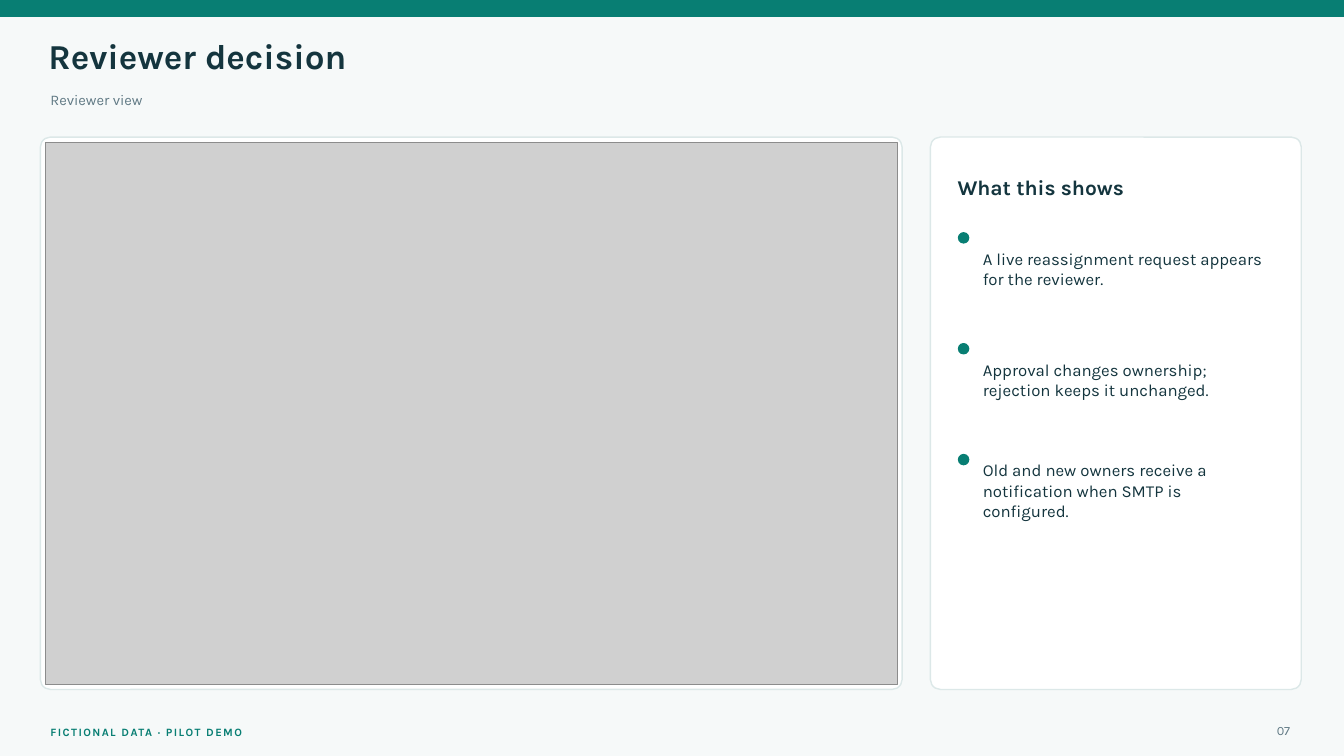
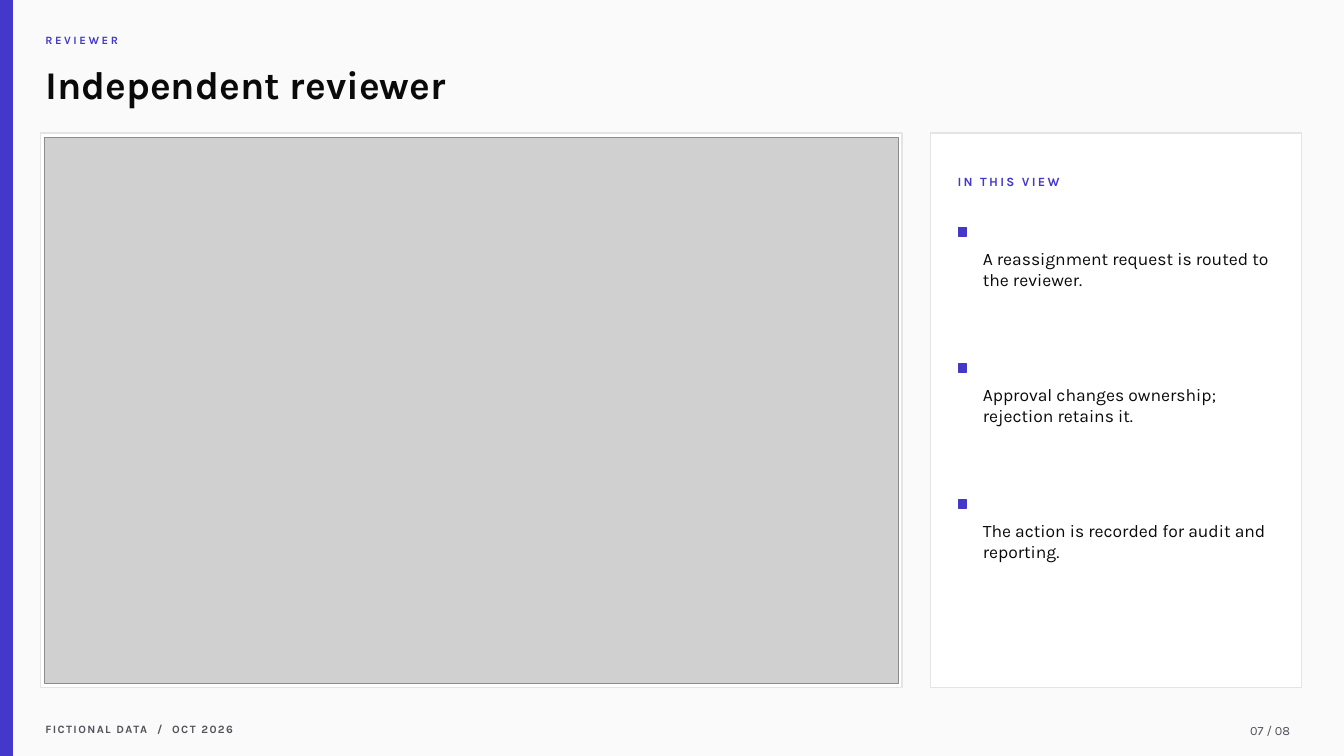
Before and after one commit to samarth-biztel/CVRDE, a slide deck: slide 7 of docs/CVRDE_Demo_Presentation.pptx. Drawn at 1344x756 pixels with LibreOffice and Linux fonts; fonts in the diff are those of the drawing; grey boxes stand for pictures. Boxes give left, top, right and bottom in pixels: in the first picture for what was removed or moved away, otherwise in the second. Text is boxed around its words. In the diff, an @@ line names an element or a change of style, - is before the commit and + after.

Commit message:
Verify pilot workflows and refresh demo presentation

```diff
--- a/docs/CVRDE_Demo_Presentation.pptx
+++ b/docs/CVRDE_Demo_Presentation.pptx
@@ background #F6F9F9 to #FAFAFA @@
@@ rectangle removed at <box>0,0,1344,16</box> @@
@@ rectangle added at <box>0,0,12,756</box>, fill #4338CA, outline #4338CA 1 pt @@
@@ text at <box>45,36,118,44</box>: text changed; size 25 to 8 pt; text colour #14353E to #4338CA @@
-Reviewer decision
+REVIEWER
@@ text at <box>45,71,446,109</box>: text changed; size 10.5 to 28 pt; text colour #607984 to #0A0A0A; bold on @@
-Reviewer view
+Independent reviewer
@@ rectangle at <box>40,133,902,688</box>: rounded rectangle to rectangle; outline #DCE8E8 1 pt to #E4E4E7 1 pt @@
@@ picture: place and size @@
-picture at <box>45,142,897,685</box>
+picture at <box>44,137,898,684</box>
@@ rectangle at <box>931,133,1302,688</box>: rounded rectangle to rectangle; outline #DCE8E8 1 pt to #E4E4E7 1 pt @@
@@ text at <box>958,177,1059,186</box>: text changed; size 15 to 9 pt; text colour #14353E to #4338CA @@
-What this shows
+IN THIS VIEW
@@ 3 rectangles: place and size @@
-3 rectangles at <box>40,137,1302,690</box>
+3 rectangles at <box>40,133,1302,688</box>
@@ text at <box>983,253,1268,287</box>: text changed; size 12 to 12.5 pt; text colour #14353E to #0A0A0A @@
-A live reassignment request appears for the reviewer.
+A reassignment request is routed to the reviewer.
@@ rectangle: place and size @@
-rectangle at <box>959,344,969,354</box>
+rectangle at <box>959,364,967,372</box>
@@ text at <box>983,389,1216,427</box>: text changed; size 12 to 12.5 pt; text colour #14353E to #0A0A0A @@
-Approval changes ownership; rejection keeps it unchanged.
+Approval changes ownership; rejection retains it.
@@ ellipse to rectangle; fill #087E73 to #4338CA; outline #087E73 1 pt to #4338CA 1 pt in 3 elements at <box>959,228,967,236</box>, <box>959,364,967,372</box>, <box>959,500,967,508</box> @@
@@ rectangle: place and size @@
-rectangle at <box>959,455,969,465</box>
+rectangle at <box>959,500,967,508</box>
@@ text at <box>983,525,1266,563</box>: text changed; size 12 to 12.5 pt; text colour #14353E to #0A0A0A @@
-Old and new owners receive a notification when SMTP is configured.
+The action is recorded for audit and reporting.
@@ text at <box>45,719,499,739</box>: text changed; text colour #087E73 to #52525B @@
-FICTIONAL DATA · PILOT DEMO
+FICTIONAL DATA / OCT 2026
@@ text at <box>1250,727,1290,735</box>: text changed; text colour #607984 to #52525B @@
-07
+07 / 08
```
Also in this commit, not shown: 2 other slides changed, 5 slides added, 5 slides removed, 16 other files.
